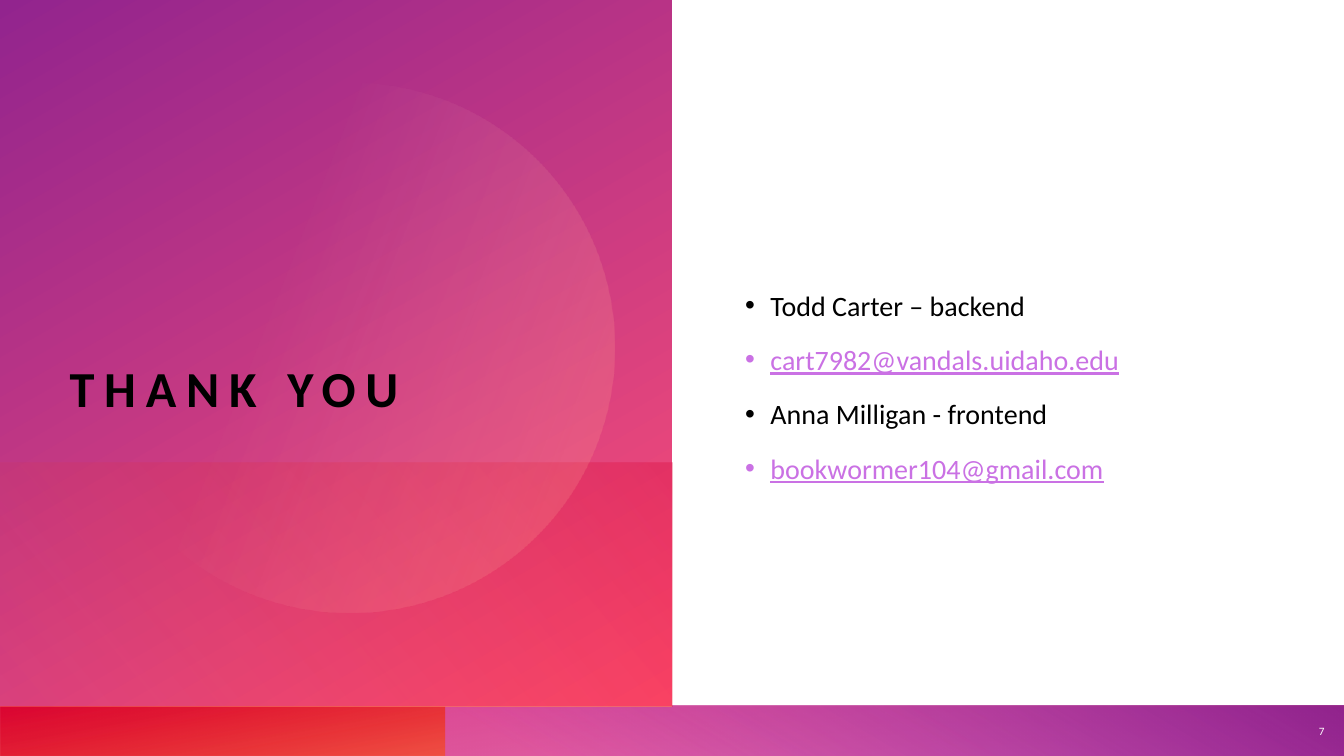
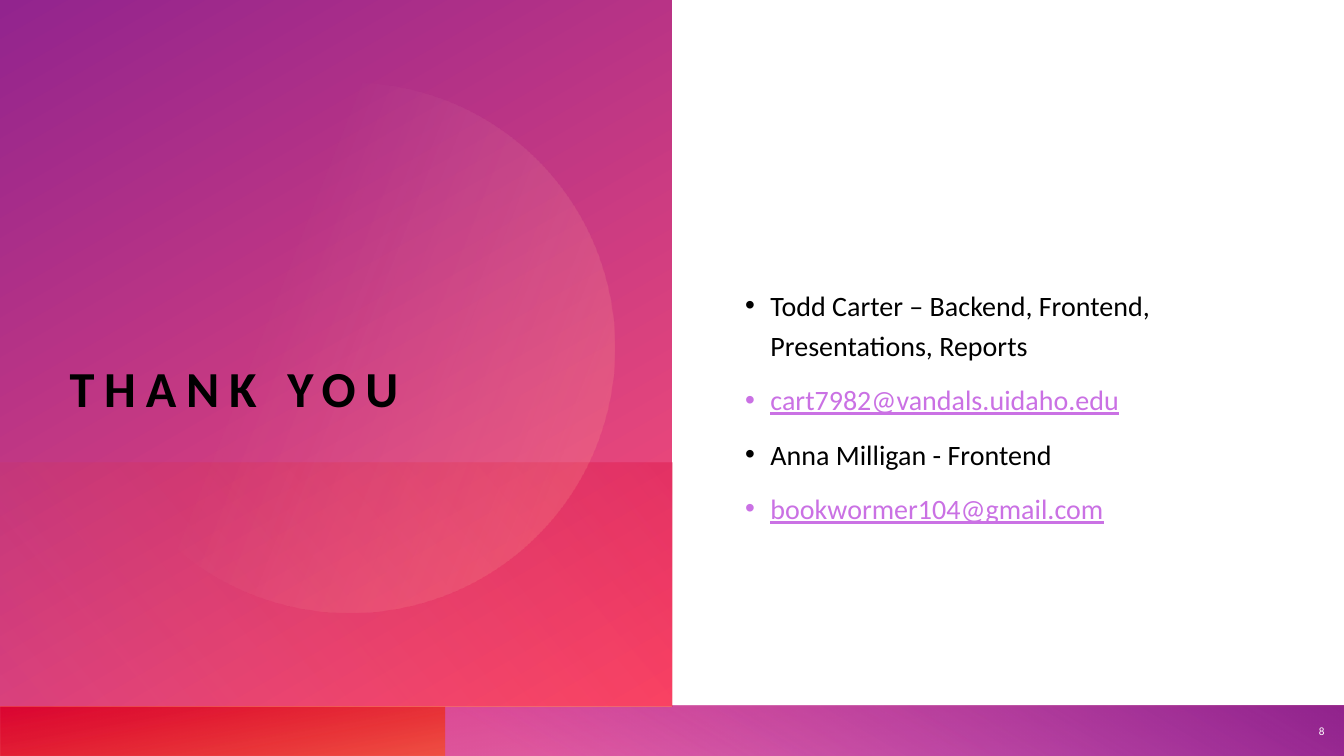
Before and after one commit to cart7982/CaravanSeraiCS360, a slide deck: slide 8 of CaravanSeraiCS360/Presentations/Caravanserai.pptx (slide 7 before the commit). Drawn at 1344x756 pixels with LibreOffice and Linux fonts; fonts in the diff are those of the drawing. Boxes give left, top, right and bottom in pixels: in the first picture for what was removed or moved away, otherwise in the second. Text is boxed around its words. In the diff, an @@ line names an element or a change of style, - is before the commit and + after.

```diff
--- a/CaravanSeraiCS360/Presentations/Caravanserai.pptx
+++ b/CaravanSeraiCS360/Presentations/Caravanserai.pptx
@@ text at [770,296,1150,361]: text changed @@
-• Todd Carter – backend
+• Todd Carter – Backend, Frontend, Presentations, Reports
@@ text at [770,445,1052,470]: text changed @@
-• Anna Milligan - frontend
+• Anna Milligan - Frontend
@@ page number at [1319,727,1325,735]: text changed @@
-7
+8
```
Also in this commit, not shown: 1 other slide changed, 2 slides added, 1 slide removed, 8 other files.
